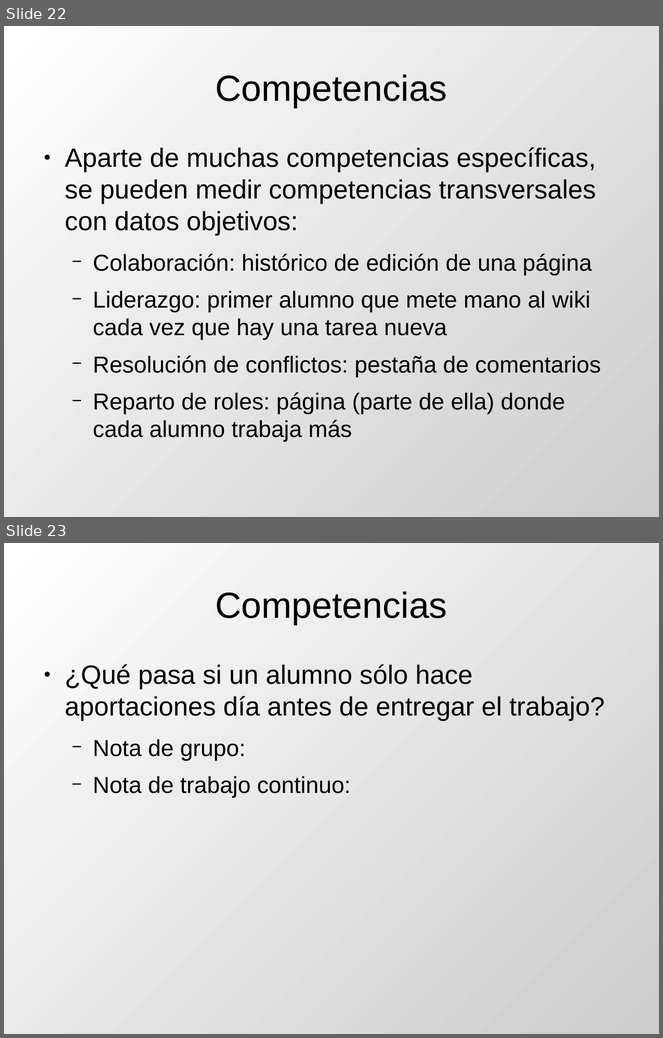
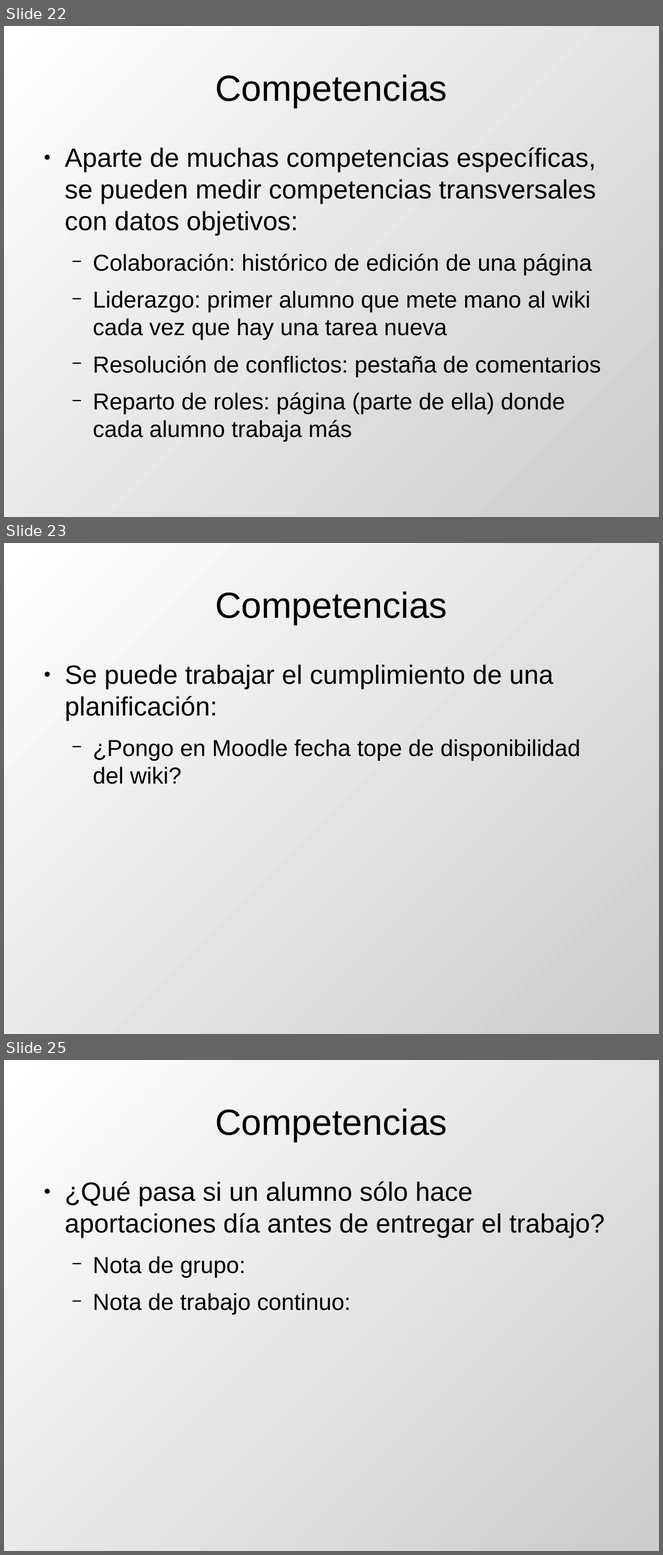
Before and after one commit to DrPantera/wikis4education, a slide deck: uca-2013_07/tema-5-EvaluacionWikis.odp. Shown one above the other, each under a label of ours: slides 22 and 23 before the commit, slides 22, 23 and 25 after it; the slides between them are not shown. The pictures are 663x1038 and 663x1555 pixels, drawn with LibreOffice and Linux fonts; fonts in the diff are those of the drawing. Boxes give left, top, right and bottom in pixels: in the first picture for what was removed or moved away, otherwise in the second. Text is boxed around its words. In the diff, an @@ line names an element or a change of style, - is before the commit and + after.

```diff
--- a/uca-2013_07/tema-5-EvaluacionWikis.odp
+++ b/uca-2013_07/tema-5-EvaluacionWikis.odp
@@ slide 23 added at bbox=[4, 543, 659, 1034], background gradient #FFFFFF to #CCCCCC @@
@@ title added at bbox=[216, 591, 448, 625], 44 pt, text #000000 @@
+Competencias
@@ text added at bbox=[65, 665, 581, 784], 32 pt, text #000000 @@
+● Se puede trabajar el cumplimiento de una planificación:
+  − ¿Pongo en Moodle fecha tope de disponibilidad del wiki?
@@ what was slide 23 is now slide 25 @@
```
Also in this commit, not shown: 1 other slide added.
